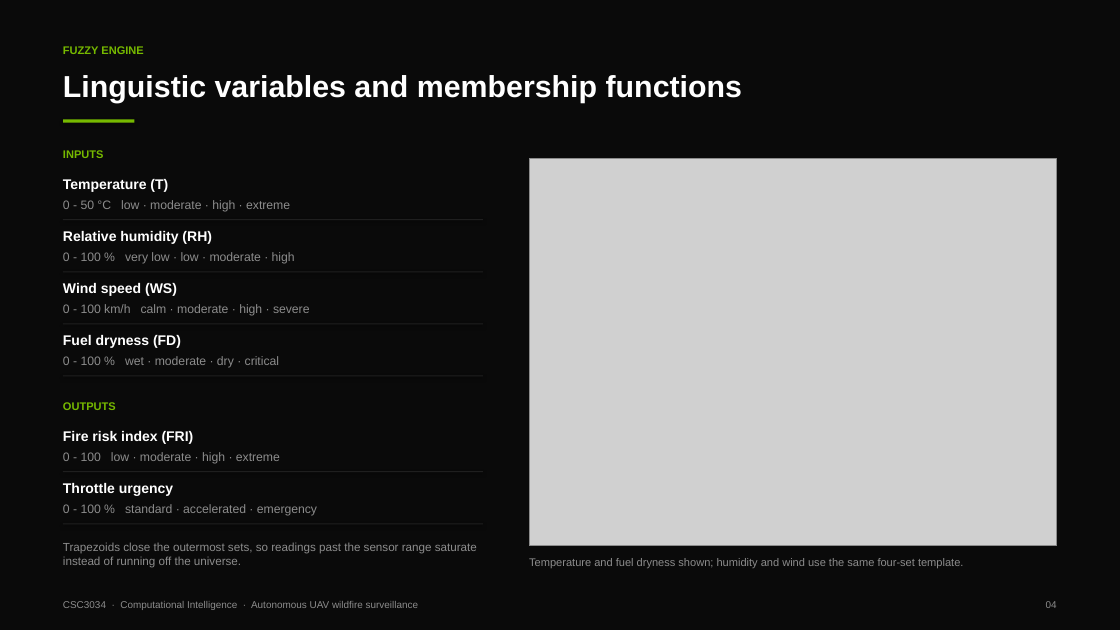
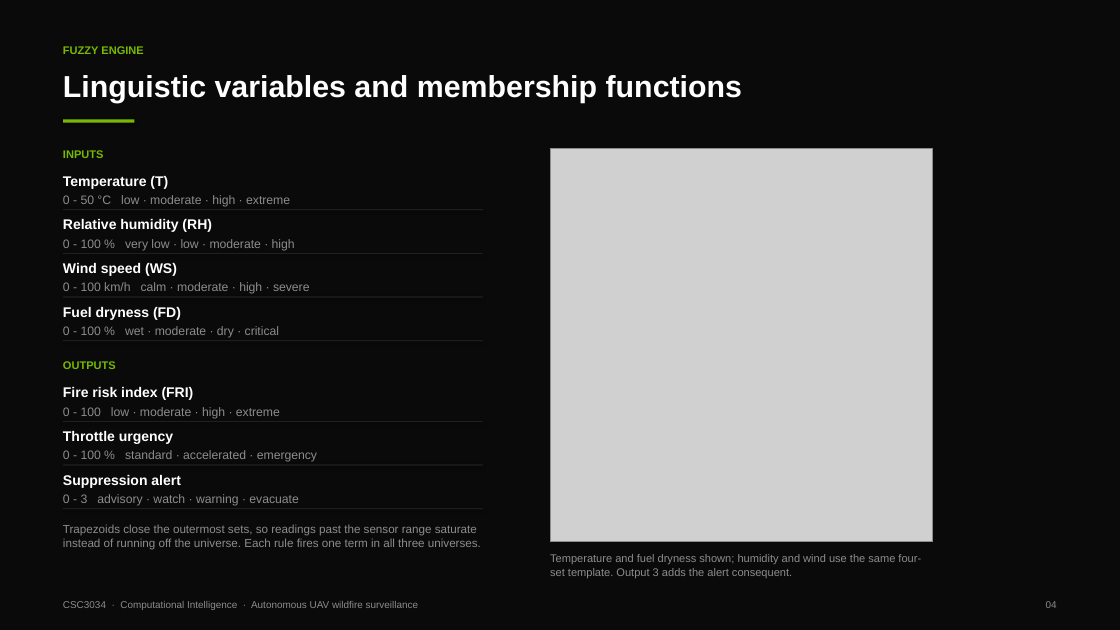
Before and after one commit to 123haiku/csc3034-fuzzy-wildfire-sim, a slide deck: slide 4 of docs/presentation/CSC3034_Presentation_Slides.pptx. Drawn at 1120x630 pixels with LibreOffice and Linux fonts; fonts in the diff are those of the drawing; grey boxes stand for pictures. Boxes give left, top, right and bottom in pixels: in the first picture for what was removed or moved away, otherwise in the second. Text is boxed around its words. In the diff, an @@ line names an element or a change of style, - is before the commit and + after.

```diff
--- a/docs/presentation/CSC3034_Presentation_Slides.pptx
+++ b/docs/presentation/CSC3034_Presentation_Slides.pptx
@@ picture resized from (x1=529, y1=159, x2=1057, y2=546) to (x1=550, y1=149, x2=933, y2=542) @@
@@ text "0 - 50 °C low ..." moved from (x1=63, y1=200, x2=290, y2=212) to (x1=63, y1=195, x2=290, y2=207) @@
@@ rectangle moved from (x1=63, y1=219, x2=483, y2=220) to (x1=63, y1=209, x2=483, y2=210) @@
@@ text "Relative humidity (RH)" moved from (x1=63, y1=231, x2=212, y2=244) to (x1=63, y1=219, x2=212, y2=232) @@
@@ text "0 - 100 % very ..." moved from (x1=63, y1=252, x2=295, y2=264) to (x1=63, y1=239, x2=295, y2=251) @@
@@ 2 texts, 1 rectangle moved together from (x1=63, y1=271, x2=483, y2=316) to (x1=63, y1=253, x2=483, y2=294) @@
@@ rectangle moved from (x1=63, y1=323, x2=483, y2=324) to (x1=63, y1=297, x2=483, y2=297) @@
@@ text "Fuel dryness (FD)" moved from (x1=63, y1=335, x2=181, y2=348) to (x1=63, y1=307, x2=181, y2=320) @@
@@ text "0 - 100 % wet ..." moved from (x1=63, y1=356, x2=279, y2=368) to (x1=63, y1=326, x2=279, y2=338) @@
@@ text "OUTPUTS" moved from (x1=63, y1=402, x2=116, y2=410) to (x1=63, y1=361, x2=116, y2=369) @@
@@ rectangle moved from (x1=63, y1=376, x2=483, y2=376) to (x1=63, y1=340, x2=483, y2=341) @@
@@ text "Fire risk index (FRI)" moved from (x1=63, y1=431, x2=194, y2=444) to (x1=63, y1=387, x2=194, y2=400) @@
@@ text "0 - 100 low · ..." moved from (x1=63, y1=452, x2=280, y2=464) to (x1=63, y1=407, x2=280, y2=419) @@
@@ text "Throttle urgency" moved from (x1=63, y1=483, x2=173, y2=496) to (x1=63, y1=431, x2=173, y2=444) @@
@@ rectangle moved from (x1=63, y1=471, x2=483, y2=472) to (x1=63, y1=421, x2=483, y2=422) @@
@@ text "0 - 100 % standard ..." moved from (x1=63, y1=504, x2=317, y2=516) to (x1=63, y1=450, x2=317, y2=462) @@
@@ rectangle moved from (x1=63, y1=523, x2=483, y2=524) to (x1=63, y1=465, x2=483, y2=465) @@
@@ text added at (x1=63, y1=475, x2=180, y2=488), 12 pt, text #FFFFFF, bold @@
+Suppression alert
@@ text added at (x1=63, y1=494, x2=298, y2=506), 10.5 pt, text #8C8C8C @@
+0 - 3 advisory · watch · warning · evacuate
@@ rectangle added at (x1=63, y1=508, x2=483, y2=509), fill #1F1F1F @@
@@ text at (x1=63, y1=524, x2=481, y2=550): text changed @@
-Trapezoids close the outermost sets, so readings past the sensor range saturate instead of running off the universe.
+Trapezoids close the outermost sets, so readings past the sensor range saturate instead of running off the universe. Each rule fires one term in all three universes.
@@ text at (x1=550, y1=554, x2=921, y2=578): text changed @@
-Temperature and fuel dryness shown; humidity and wind use the same four-set template.
+Temperature and fuel dryness shown; humidity and wind use the same four-set template. Output 3 adds the alert consequent.
```
Also in this commit, not shown: 6 other slides changed, 27 other files.
